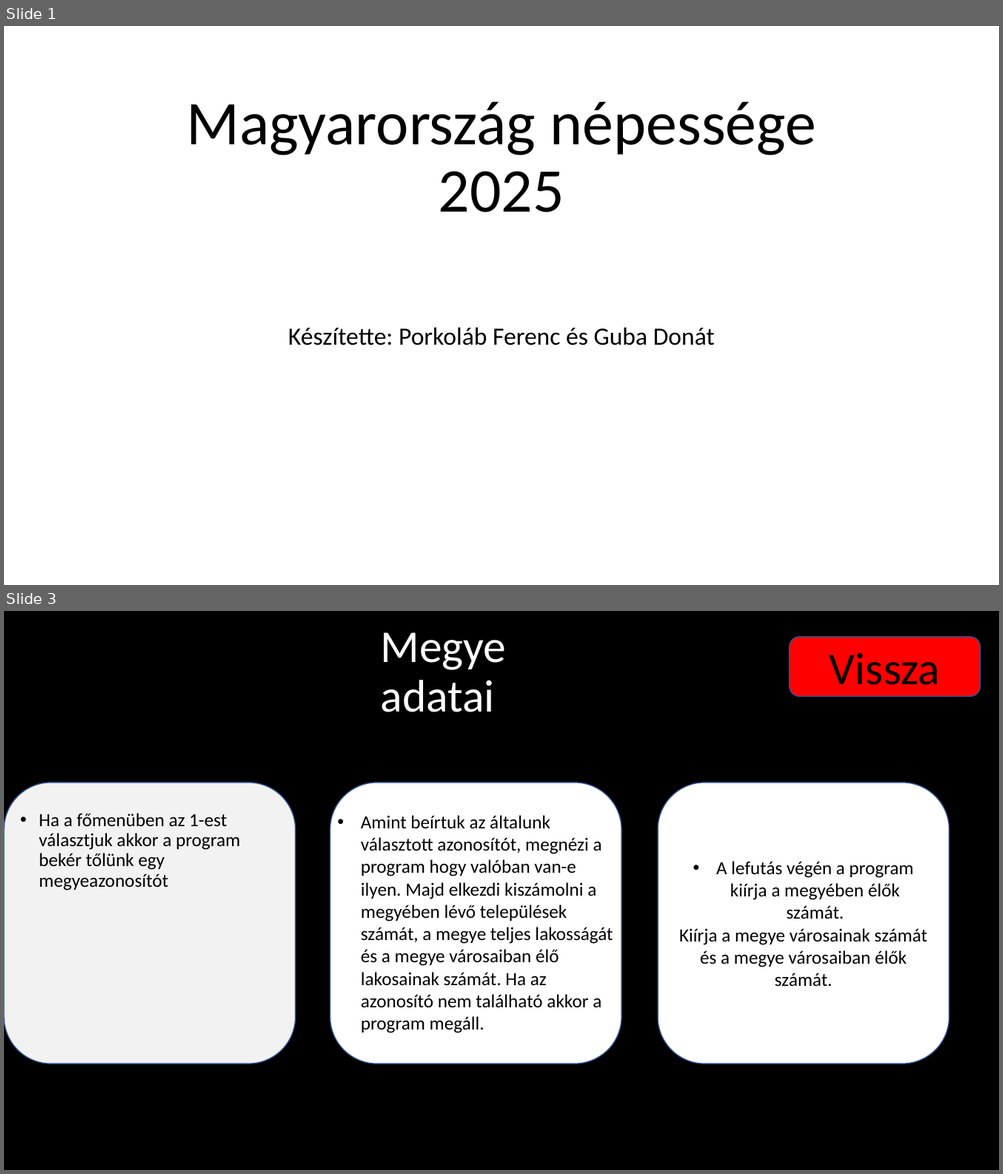
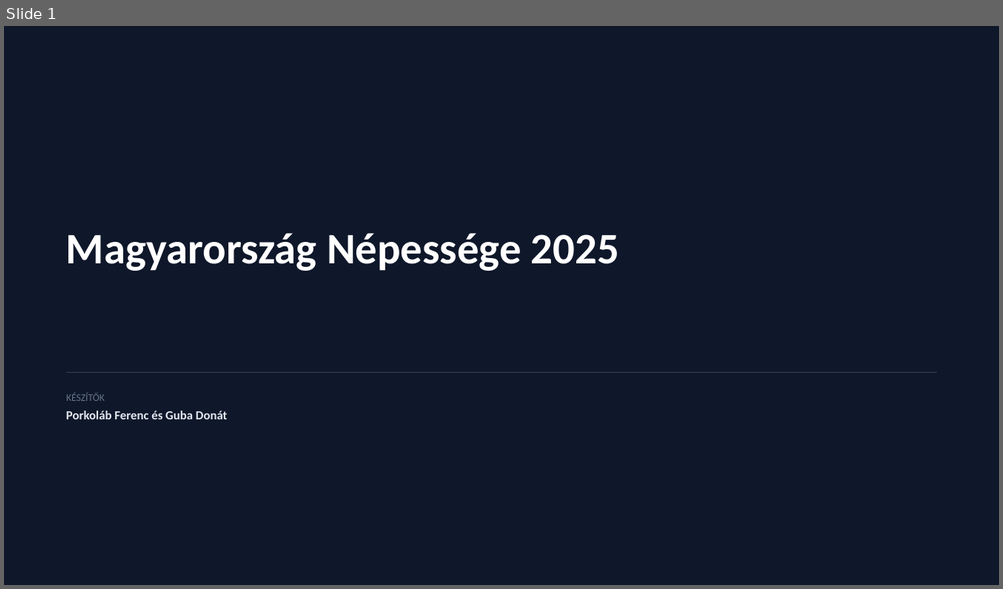
Before and after one commit to FRXTSY/Nepesseg, a slide deck: Magyarország népessége 2025.pptx. Shown one above the other, each under a label of ours: slides 1 and 3 before the commit, slide 1 after it; the slides between them are not shown. The pictures are 1003x1174 and 1003x589 pixels, drawn with LibreOffice and Linux fonts; fonts in the diff are those of the drawing; background and template pictures are left out. Boxes give left, top, right and bottom in pixels: in the first picture for what was removed or moved away, otherwise in the second. Text is boxed around its words. In the diff, an @@ line names an element or a change of style, - is before the commit and + after.

```diff
--- a/Magyarország népessége 2025.pptx
+++ b/Magyarország népessége 2025.pptx
@@ slide 3 removed at (x1=4, y1=611, x2=999, y2=1170), background #000000 @@
@@ title removed at (x1=381, y1=632, x2=506, y2=712) @@
-Megye adatai
@@ rounded rectangle removed at (x1=790, y1=637, x2=981, y2=697) @@
-Vissza
@@ rounded rectangle removed at (x1=4, y1=783, x2=295, y2=1064) @@
@@ rounded rectangle removed at (x1=330, y1=783, x2=621, y2=1064) @@
@@ rounded rectangle removed at (x1=657, y1=783, x2=948, y2=1064) @@
-• A lefutás végén a program kiírja a megyében élők számát.
-Kiírja a megye városainak számát és a megye városaiban élők számát.
@@ text removed at (x1=39, y1=813, x2=240, y2=891) @@
-• Ha a főmenüben az 1-est választjuk akkor a program bekér tőlünk egy megyeazonosítót
@@ text removed at (x1=361, y1=815, x2=612, y2=1034) @@
-• Amint beírtuk az általunk választott azonosítót, megnézi a program hogy valóban van-e ilyen. Majd elkezdi kiszámolni a megyében lévő települések számát, a megye teljes lakosságát és a megye városaiban élő lakosainak számát. Ha az azonosító nem található akkor a program megáll.
@@ slide 1 changed as well @@
@@ background picture (left out) to #0F172A @@
@@ text "Magyarország Népessége 2025" at (x1=66, y1=233, x2=619, y2=271): vertical alignment bottom to top @@
@@ text at (x1=66, y1=233, x2=619, y2=271): text changed; size 60 to 42 pt; text colour #000000 to #FFFFFF; bold on @@
-Magyarország népessége 2025
+Magyarország Népessége 2025
@@ rectangle added at (x1=66, y1=372, x2=936, y2=373), fill #334155 @@
@@ text added at (x1=66, y1=393, x2=105, y2=401), 9.8 pt, text #64748B @@
+KÉSZÍTŐK
@@ text at (x1=66, y1=411, x2=227, y2=420): text changed; size 24 to 12 pt; text colour #000000 to #E2E8F0; bold on @@
-Készítette: Porkoláb Ferenc és Guba Donát
+Porkoláb Ferenc és Guba Donát
```
Also in this commit, not shown: 6 slides added, 3 other slides removed, 1 other file.
